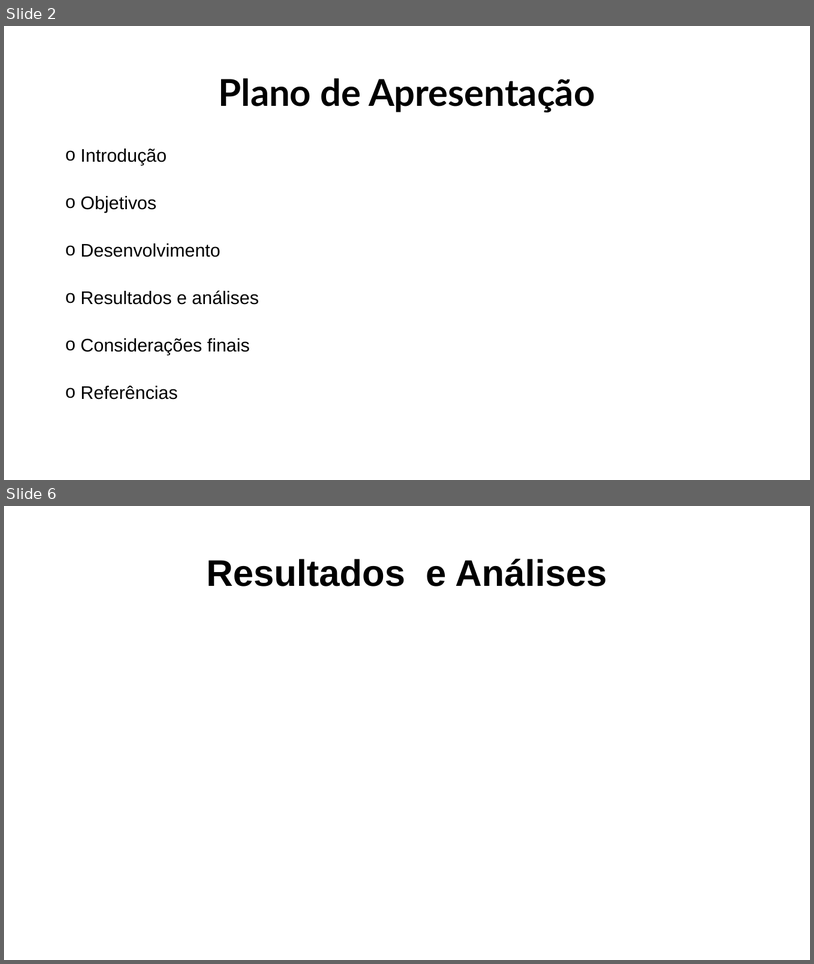
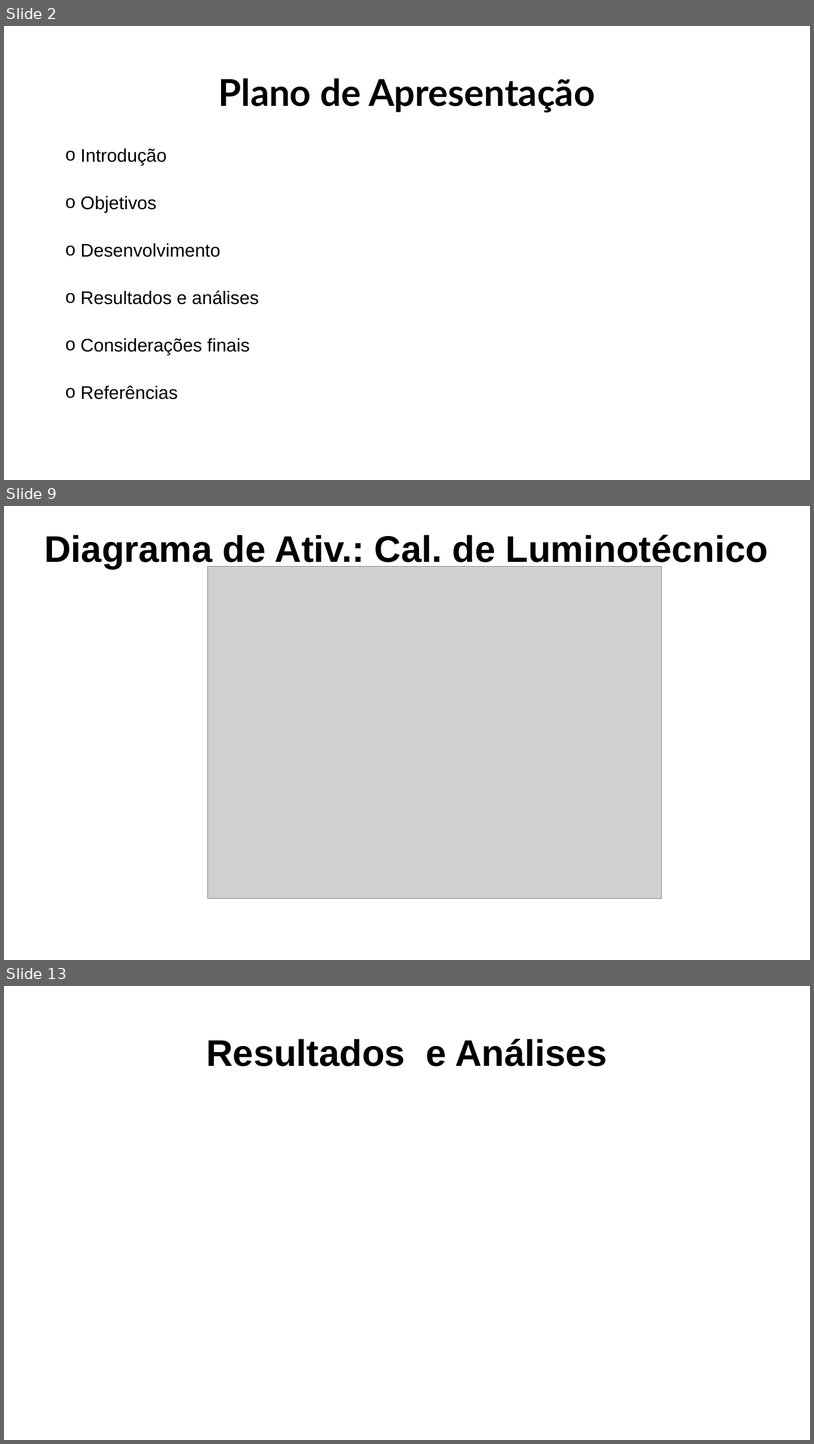
Before and after one commit to GianluccaCampana/Tcc, a slide deck: capa DVD/Modelo de Apresentacao CPS - ETEC ZL.pptx. Shown one above the other, each under a label of ours: slides 2 and 6 before the commit, slides 2, 9 and 13 after it; the slides between them are not shown. The pictures are 814x964 and 814x1444 pixels, drawn with LibreOffice and Linux fonts; fonts in the diff are those of the drawing; grey boxes stand for pictures; background and template pictures are left out. Boxes give left, top, right and bottom in pixels: in the first picture for what was removed or moved away, otherwise in the second. Text is boxed around its words. In the diff, an @@ line names an element or a change of style, - is before the commit and + after.

```diff
--- a/capa DVD/Modelo de Apresentacao CPS - ETEC ZL.pptx
+++ b/capa DVD/Modelo de Apresentacao CPS - ETEC ZL.pptx
@@ slide 9 added at <box>4,506,810,960</box>, background #FFFFFF @@
@@ title added at <box>44,534,769,568</box>, 44 pt, text #000000, bold @@
+Diagrama de Ativ.: Cal. de Luminotécnico
@@ picture added at <box>208,567,662,898</box> @@
@@ what was slide 6 is now slide 13 @@
```
Also in this commit, not shown: 1 slide changed, 11 other slides added, 5 slides removed, 6 other files.
